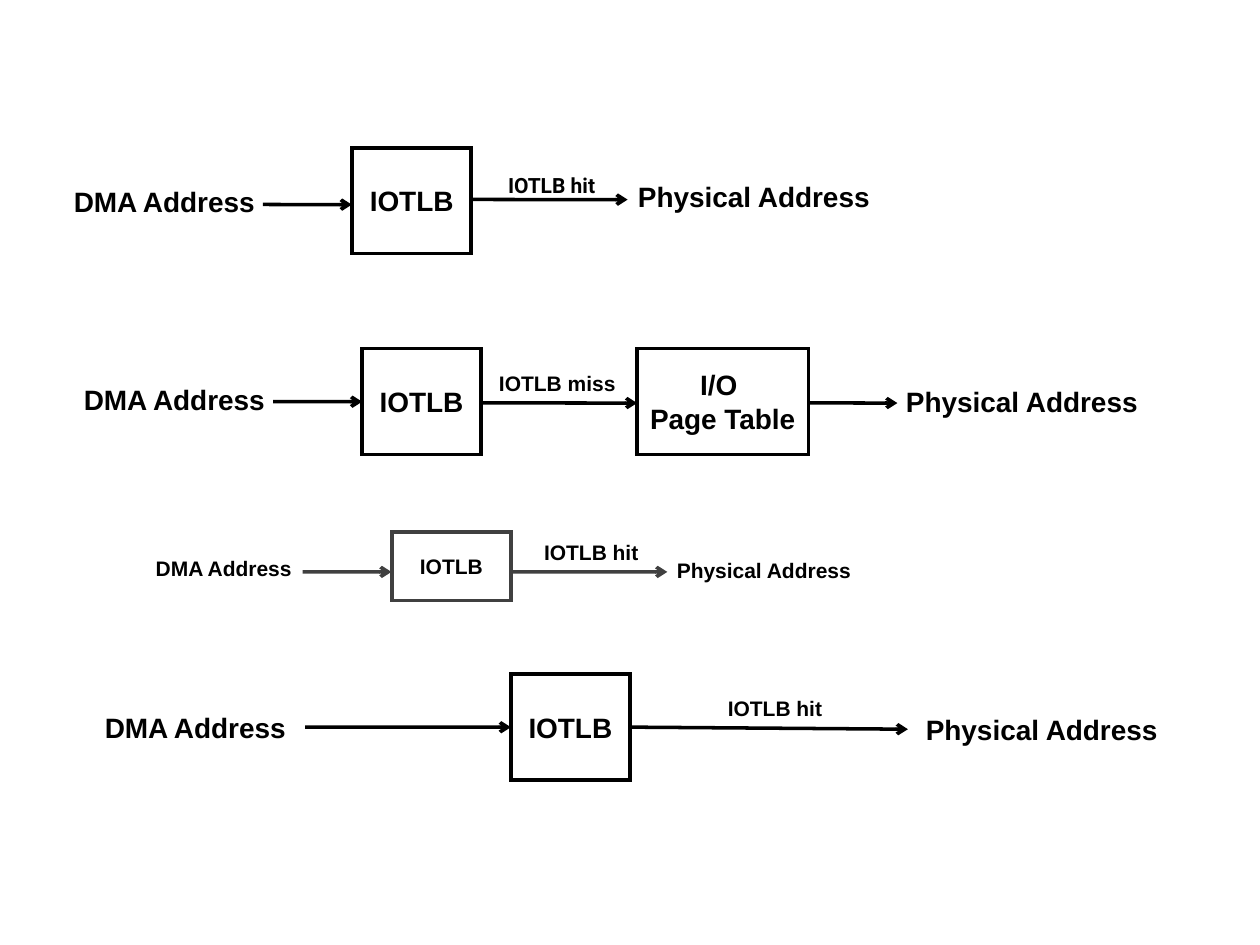
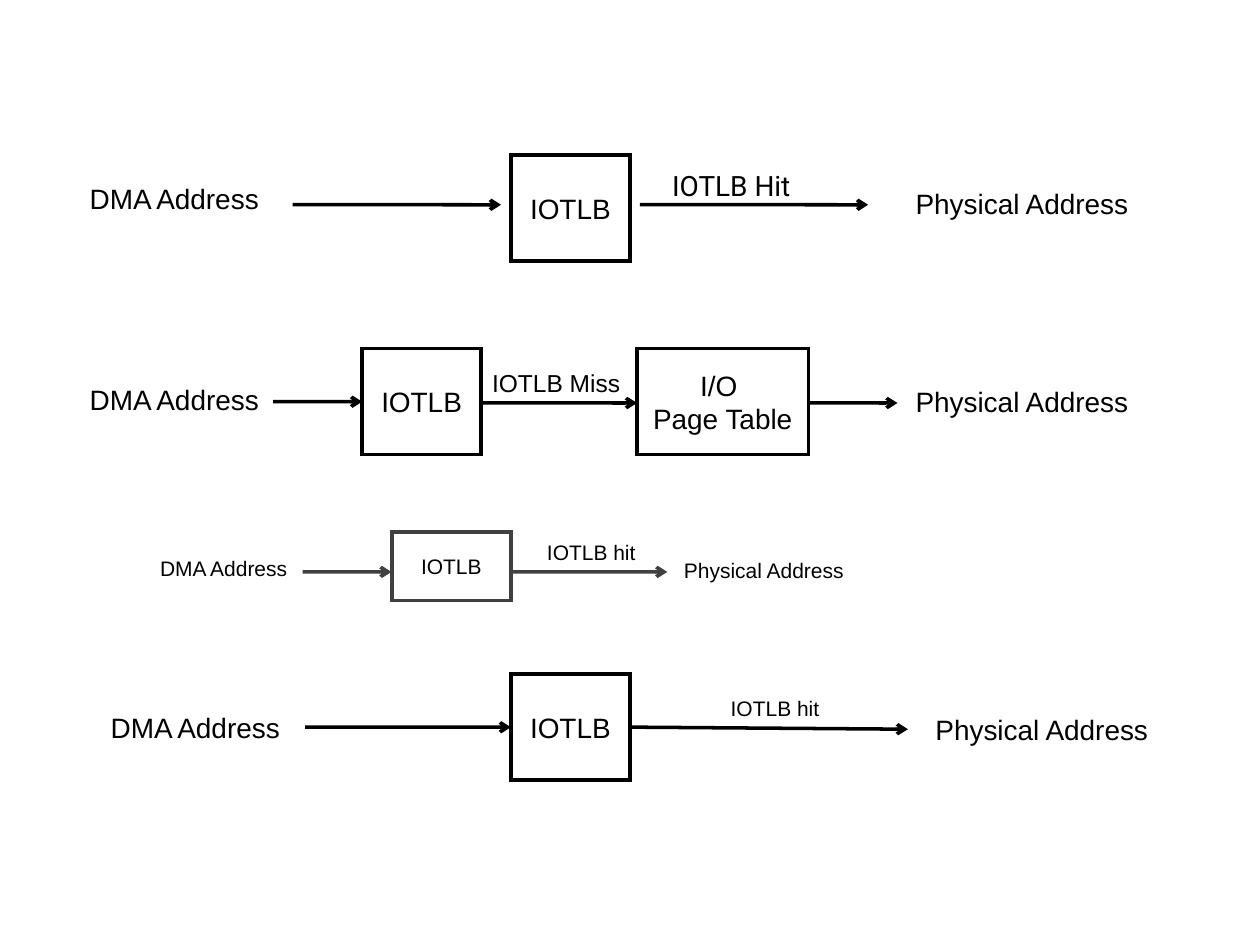
Before and after one commit to strongerwill/FastIO, a slide deck: slide 2 of doc/paper/image/background/DMA-address-translation.ppt. Drawn at 1260x945 pixels with LibreOffice and Linux fonts; fonts in the diff are those of the drawing. Boxes give left, top, right and bottom in pixels: in the first picture for what was removed or moved away, otherwise in the second. Text is boxed around its words. In the diff, an @@ line names an element or a change of style, - is before the commit and + after.

```diff
--- a/doc/paper/image/background/DMA-address-translation.ppt
+++ b/doc/paper/image/background/DMA-address-translation.ppt
@@ text "DMA Address": place and size @@
-text "DMA Address" at [74,191,255,213]
+text "DMA Address" at [90,188,258,210]
@@ rectangle "IOTLB": place and size @@
-rectangle "IOTLB" at [353,147,471,253]
+rectangle "IOTLB" at [512,155,630,261]
@@ text at [672,176,791,197]: text changed; size 12 to 16 pt; bold off @@
-IOTLB hit
+IOTLB Hit
@@ bold off in 15 elements at [638,349,809,455], [90,389,258,411], [362,349,481,455], [916,391,1128,417], [160,560,287,577], [392,532,512,601], [684,562,844,583], [547,544,635,561], [111,717,279,739], [510,674,630,780], [731,700,819,717], [935,719,1148,745], [90,188,258,210], [512,155,630,261], [916,193,1128,219] @@
@@ text "Physical Address": place and size @@
-text "Physical Address" at [638,186,870,212]
+text "Physical Address" at [916,193,1128,219]
@@ arrow removed from (263, 204) to (352, 204) @@
@@ arrow moved from (471, 199) - (627, 199) to (292, 204) - (501, 205) @@
@@ arrow added from (640, 204) to (868, 205), #000000 2.01 pt @@
@@ text at [492,374,620,393]: text changed; size 12 to 14 pt; bold off @@
-IOTLB miss
+IOTLB Miss
```
Also in this commit, not shown: 14 other files.
